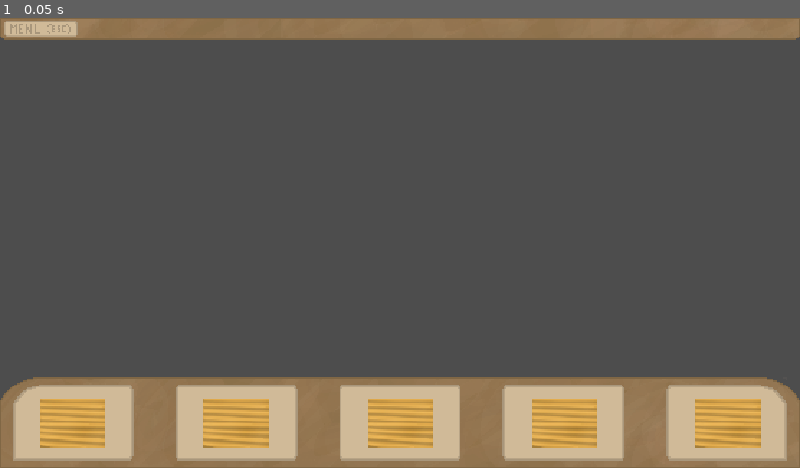
Above: before the commit, frame 1.
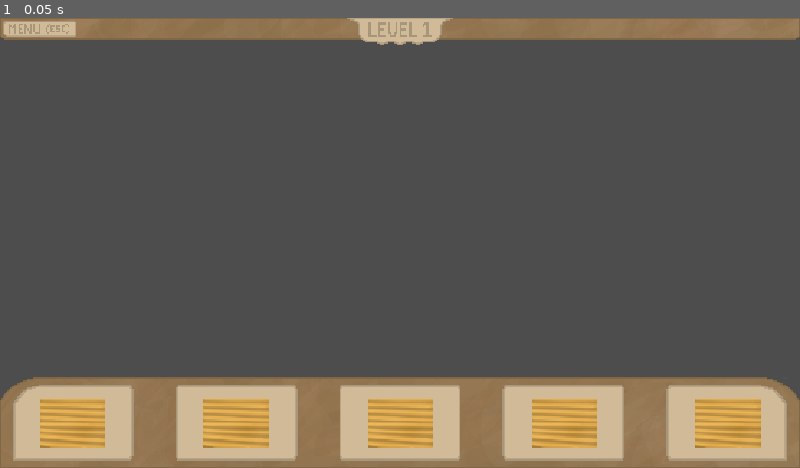
Above: after the commit, the same moment.

Repository: GoogleyEyes13/COS30031-GamesProgramming
Game: Godot game, scene res://Scenes/Level1.tscn
Two runs of this game, one before a commit and one after it. Both use one fixed random seed, a clock stepped at 60 frames per second and the inputs below.
Inputs:
- Up to frame 1 (0.05 s): no input

The runs differ from the first frame. In frame 1, 0.7% of the frame differs, in the area x 0-57%, y 0-6%.

Commit message:
UI Level Headings

Diff:
--- a/marble-game/Scenes/Level1.tscn
+++ b/marble-game/Scenes/Level1.tscn
@@ -1,11 +1,12 @@
 [gd_scene format=3 uid="uid://b20pmdcjjblvj"]
 
 [ext_resource type="PackedScene" uid="uid://b76w6ymskwvkg" path="res://Scenes/basic_platform.tscn" id="1_2llne"]
-[ext_resource type="Texture2D" uid="uid://bcwfy5entqxr5" path="res://Assets/Images/UIPlatformBackground.png" id="2_q12u6"]
-[ext_resource type="Texture2D" uid="uid://cd1pd10qthi3h" path="res://Assets/Images/MenuButtonNormal.png" id="3_jghel"]
-[ext_resource type="Texture2D" uid="uid://baxaoiox5tg83" path="res://Assets/Images/MenuBarUI.png" id="3_joc8x"]
-[ext_resource type="Texture2D" uid="uid://vg664vl6hf5c" path="res://Assets/Images/MenuButtonPressed.png" id="4_t3or0"]
-[ext_resource type="Texture2D" uid="uid://d2cpg0k1tgj3" path="res://Assets/Images/MenuButtonHover.png" id="5_ysn8j"]
+[ext_resource type="Texture2D" uid="uid://bcwfy5entqxr5" path="res://Assets/Images/LevelUI/UIPlatformBackground.png" id="2_q12u6"]
+[ext_resource type="Texture2D" uid="uid://cd1pd10qthi3h" path="res://Assets/Images/LevelUI/MenuButtonNormal.png" id="3_jghel"]
+[ext_resource type="Texture2D" uid="uid://baxaoiox5tg83" path="res://Assets/Images/LevelUI/MenuBarUI.png" id="3_joc8x"]
+[ext_resource type="Texture2D" uid="uid://vg664vl6hf5c" path="res://Assets/Images/LevelUI/MenuButtonPressed.png" id="4_t3or0"]
+[ext_resource type="Texture2D" uid="uid://d2cpg0k1tgj3" path="res://Assets/Images/LevelUI/MenuButtonHover.png" id="5_ysn8j"]
+[ext_resource type="Texture2D" uid="uid://p4w5cvbildyw" path="res://Assets/Images/LevelUI/Level1Heading.png" id="7_ysn8j"]
 
 [sub_resource type="GDScript" id="GDScript_jghel"]
 script/source = "extends Node2D
@@ -31,13 +32,18 @@
 
 [node name="MenuButton" type="TextureButton" parent="UI Menu Bar Background" unique_id=85376535]
 texture_filter = 1
-offset_left = -570.0
+offset_left = -571.0
 offset_top = -11.0
-offset_right = -465.0
+offset_right = -466.0
 offset_bottom = 11.0
 texture_normal = ExtResource("3_jghel")
 texture_pressed = ExtResource("4_t3or0")
 texture_hover = ExtResource("5_ysn8j")
+
+[node name="Level 1 Heading" type="Sprite2D" parent="UI Menu Bar Background" unique_id=454606754]
+texture_filter = 1
+position = Vector2(0, 4)
+texture = ExtResource("7_ysn8j")
 
 [node name="Basic Platform 1" parent="." unique_id=1878829057 instance=ExtResource("1_2llne")]
 position = Vector2(105, 583.00006)
Binary file added: marble-game/Assets/Images/LevelUI/Level1Heading.png
Not shown, added: marble-game/Assets/Images/LevelUI/Level1Heading.png.import
Binary file added: marble-game/Assets/Images/LevelUI/Level2Heading.png
Not shown, changed: marble-game/Assets/Images/LevelUI/Level2Heading.png.import
Binary file added: marble-game/Assets/Images/LevelUI/Level3Heading.png
Not shown, added: marble-game/Assets/Images/LevelUI/Level3Heading.png.import
Renamed: marble-game/Assets/Images/MenuBarUI.png -> marble-game/Assets/Images/LevelUI/MenuBarUI.png
Not shown, changed: marble-game/Assets/Images/LevelUI/MenuBarUI.png.import
Renamed: marble-game/Assets/Images/MenuButtonHover.png -> marble-game/Assets/Images/LevelUI/MenuButtonHover.png
Not shown, changed: marble-game/Assets/Images/LevelUI/MenuButtonHover.png.import
Renamed: marble-game/Assets/Images/MenuButtonNormal.png -> marble-game/Assets/Images/LevelUI/MenuButtonNormal.png
Not shown, changed: marble-game/Assets/Images/LevelUI/MenuButtonNormal.png.import
(and 4 more such lines)
